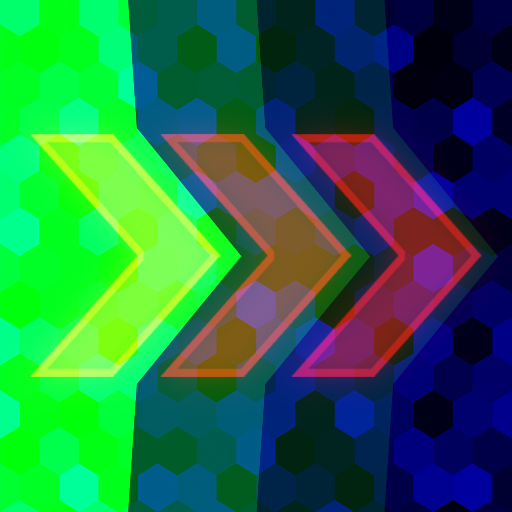
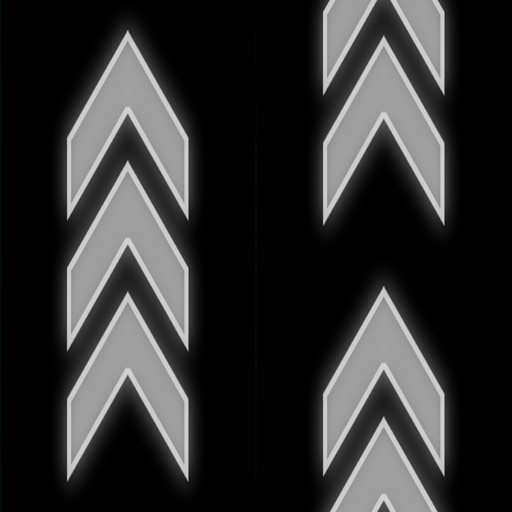
The second 512px x 512px image is a revision of the first. Changes to its layers:
added layer "图层 10" above "图层 9" over (256, 0, 512, 512)
added layer "图层 9" above "图层 6" over (0, 0, 256, 512)
